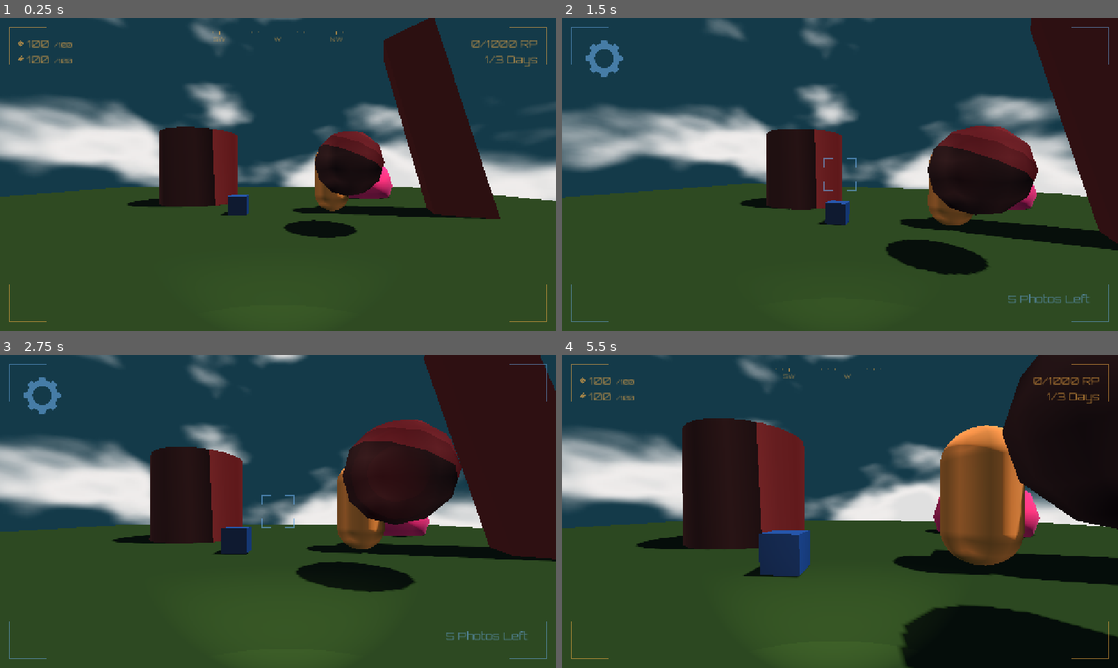
Above: before the commit, frames 1-4 (two rows, left to right).
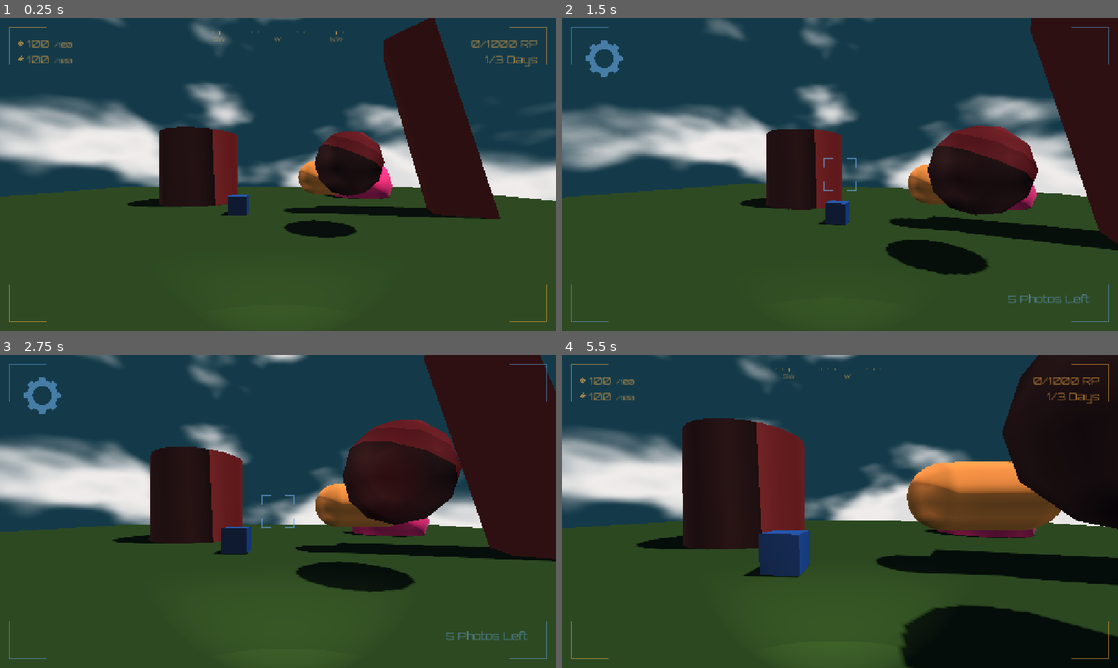
Above: after the commit, the same moments.

Repository: TripleThr8-hub/Survey-and-Navigation-of-Animal-Perserves
Game: Godot game, scene res://Stages/test_scene.tscn
Same seed, same stepped clock (60 frames per second), same inputs: the game is played once before the commit and once after it.
Inputs (mouse positions are in pixels of both pictures, inside the frame that each line leads up to):
- Up to frame 1 (0.25 s): no input
- Up to frame 2 (1.5 s): move the mouse to (867, 174) at 0.52 s; hold Ctrl (crouch) 0.53-1.28 s; hold W (move_forward) from 0.53 s (still down); click (867, 174) at 0.67 s; tap Space (jump) at 0.77 s; move the mouse to (812, 174) at 1.27 s; tap Tab (mode_change) at 1.35 s
- Up to frame 3 (2.75 s): keep holding W (move_forward); tap Space (jump) at 1.52 s; move the mouse to (289, 505) at 2.02 s; hold Shift (sprint) from 2.03 s (still down)
- Up to frame 4 (5.5 s): keep holding W (move_forward); move the mouse to (834, 517) at 2.77 s; release Shift (sprint) at 2.78 s; tap J (test_damage) at 2.85 s; click (834, 517) at 2.92 s; tap Space (jump) at 3.02, 3.77, 4.52 s; move the mouse to (878, 514) at 3.52 s; hold K (test_heal) 3.53-4.28 s; move the mouse to (795, 508) at 4.27 s; tap Ctrl (crouch) at 4.35 s; move the mouse to (845, 511) at 5.02 s; hold Tab (mode_change) from 5.03 s (still down); click (845, 511) at 5.17 s

The runs differ from the first frame. In frame 1, 0.6% of the frame differs, in the area x 51-63%, y 42-63%; in frame 2, 0.8%; in frame 3, 1.3%; in frame 4, 6.2%, in the area x 56-90%, y 22-71%.

Commit message:
Rotated mammal test body, will add more later.

Diff:
--- a/SNAP/Entities/TestMonster/test_mammal_monster.tscn
+++ b/SNAP/Entities/TestMonster/test_mammal_monster.tscn
@@ -12,14 +12,6 @@
 
 [node name="Test Mammal Monster" type="CharacterBody3D" unique_id=280836947 groups=["monsters"]]
 script = ExtResource("1_l33t3")
-
-[node name="MeshInstance3D" type="MeshInstance3D" parent="." unique_id=663884071]
-transform = Transform3D(2, 0, 0, 0, 2, 0, 0, 0, 2, 0, 0, 0)
-mesh = SubResource("CapsuleMesh_m4slv")
-
-[node name="CollisionShape3D" type="CollisionShape3D" parent="." unique_id=2120804541]
-transform = Transform3D(2, 0, 0, 0, 2, 0, 0, 0, 2, 0, 0, 0)
-shape = SubResource("CapsuleShape3D_l33t3")
 
 [node name="PhotoPoints" type="Node3D" parent="." unique_id=899747597]
 transform = Transform3D(1, 0, 0, 0, 1, 0, 0, 0, 1, 0, 1, 0)
@@ -53,3 +45,11 @@
 
 [node name="TailTip" type="Marker3D" parent="PhotoPoints" unique_id=1190802567]
 transform = Transform3D(1, 0, 0, 0, 1, 0, 0, 0, 1, -1.1701785, -2.422971, 0)
+
+[node name="Body" type="MeshInstance3D" parent="." unique_id=663884071]
+transform = Transform3D(2, 0, 0, 0, -8.742278e-08, -2, 0, 2, -8.742278e-08, 0, 0, 0)
+mesh = SubResource("CapsuleMesh_m4slv")
+
+[node name="CollisionShape3D" type="CollisionShape3D" parent="." unique_id=2120804541]
+transform = Transform3D(2, 0, 0, 0, -8.742278e-08, -2, 0, 2, -8.742278e-08, 0, 0, 0)
+shape = SubResource("CapsuleShape3D_l33t3")
